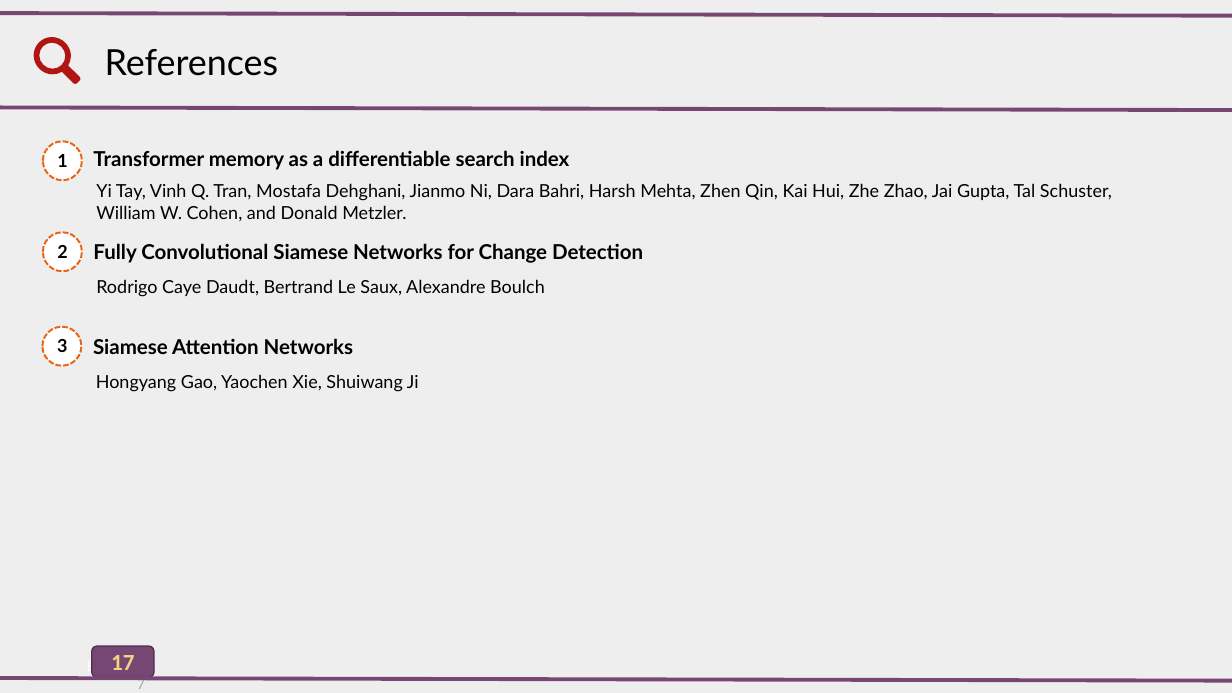
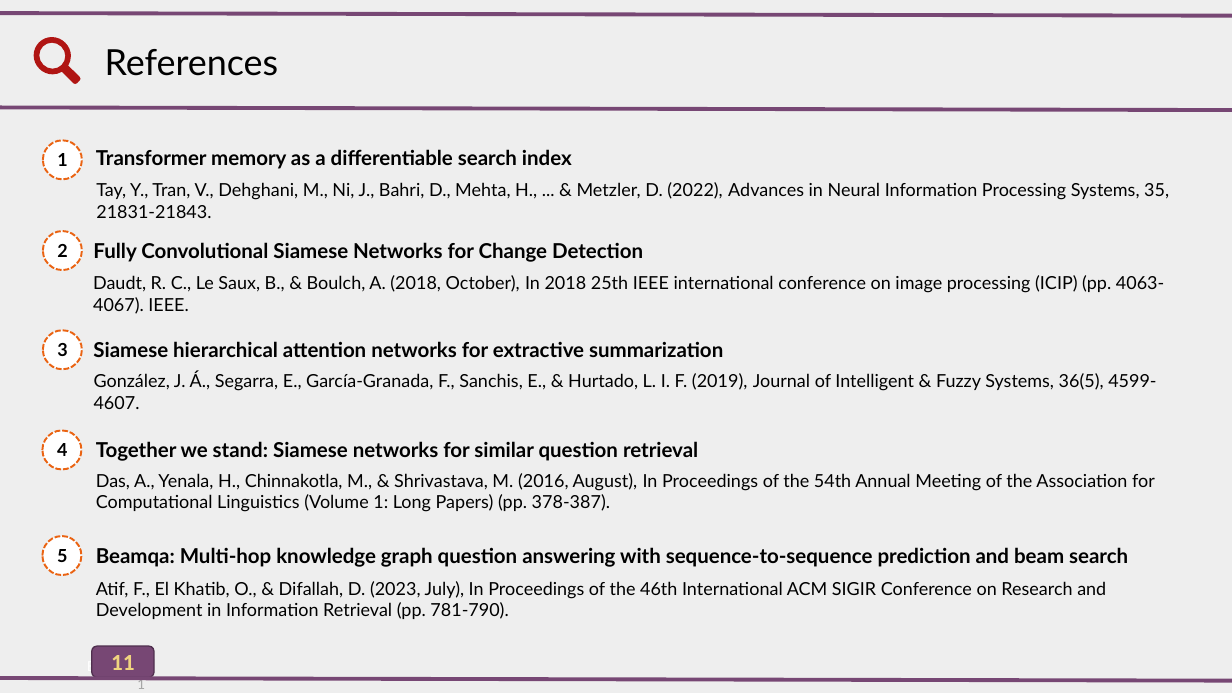
Before and after one commit to AlirezaAccelerates/IR_DSI_project, a slide deck: slide 11 of D/[P] Information Retrieval Project.pptx (slide 17 before the commit). Drawn at 1232x693 pixels with LibreOffice and Linux fonts; fonts in the diff are those of the drawing. Boxes give left, top, right and bottom in pixels: in the first picture for what was removed or moved away, otherwise in the second. Text is boxed around its words. In the diff, an @@ line names an element or a change of style, - is before the commit and + after.

```diff
--- a/D/[P] Information Retrieval Project.pptx
+++ b/D/[P] Information Retrieval Project.pptx
@@ text at box(96, 182, 1169, 218): text changed @@
-Yi Tay, Vinh Q. Tran, Mostafa Dehghani, Jianmo Ni, Dara Bahri, Harsh Mehta, Zhen Qin, Kai Hui, Zhe Zhao, Jai Gupta, Tal Schuster, William W. Cohen, and Donald Metzler.
+Tay, Y., Tran, V., Dehghani, M., Ni, J., Bahri, D., Mehta, H., ... & Metzler, D. (2022), Advances in Neural Information Processing Systems, 35, 21831-21843.
@@ text at box(93, 275, 1164, 314): text changed @@
-Rodrigo Caye Daudt, Bertrand Le Saux, Alexandre Boulch
+Daudt, R. C., Le Saux, B., & Boulch, A. (2018, October), In 2018 25th IEEE international conference on image processing (ICIP) (pp. 4063-4067). IEEE.
@@ text "3": place and size @@
-text "3" at box(57, 339, 67, 352)
+text "3" at box(57, 343, 67, 356)
@@ text at box(93, 341, 723, 357): text changed @@
-Siamese Attention Networks
+Siamese hierarchical attention networks for extractive summarization
@@ text at box(94, 372, 1156, 409): text changed @@
-Hongyang Gao, Yaochen Xie, Shuiwang Ji
+González, J. Á., Segarra, E., García-Granada, F., Sanchis, E., & Hurtado, L. I. F. (2019), Journal of Intelligent & Fuzzy Systems, 36(5), 4599-4607.
@@ ellipse added at box(43, 431, 81, 470), fill #FFFFFF, outline #EA6312 1.5 pt dashed @@
@@ text added at box(57, 443, 67, 456), 14 pt, text #000000, bold @@
+4
@@ text added at box(96, 441, 698, 461), 16 pt, text #000000, bold @@
+Together we stand: Siamese networks for similar question retrieval
@@ text added at box(96, 473, 1155, 512), 14 pt, text #000000 @@
+Das, A., Yenala, H., Chinnakotla, M., & Shrivastava, M. (2016, August), In Proceedings of the 54th Annual Meeting of the Association for Computational Linguistics (Volume 1: Long Papers) (pp. 378-387).
@@ ellipse added at box(43, 536, 81, 575), fill #FFFFFF, outline #EA6312 1.5 pt dashed @@
@@ text added at box(57, 549, 67, 562), 14 pt, text #000000, bold @@
+5
@@ text added at box(96, 547, 1128, 567), 16 pt, text #000000, bold @@
+Beamqa: Multi-hop knowledge graph question answering with sequence-to-sequence prediction and beam search
@@ text added at box(96, 581, 1106, 619), 14 pt, text #000000 @@
+Atif, F., El Khatib, O., & Difallah, D. (2023, July), In Proceedings of the 46th International ACM SIGIR Conference on Research and Development in Information Retrieval (pp. 781-790).
@@ text in rounded rectangle at box(91, 646, 153, 677): text changed @@
-17
+11
@@ page number at box(111, 655, 134, 670): text changed @@
-17
+11
```
Also in this commit, not shown: 9 other slides changed, 1 slide added, 7 slides removed, 1 other file.
